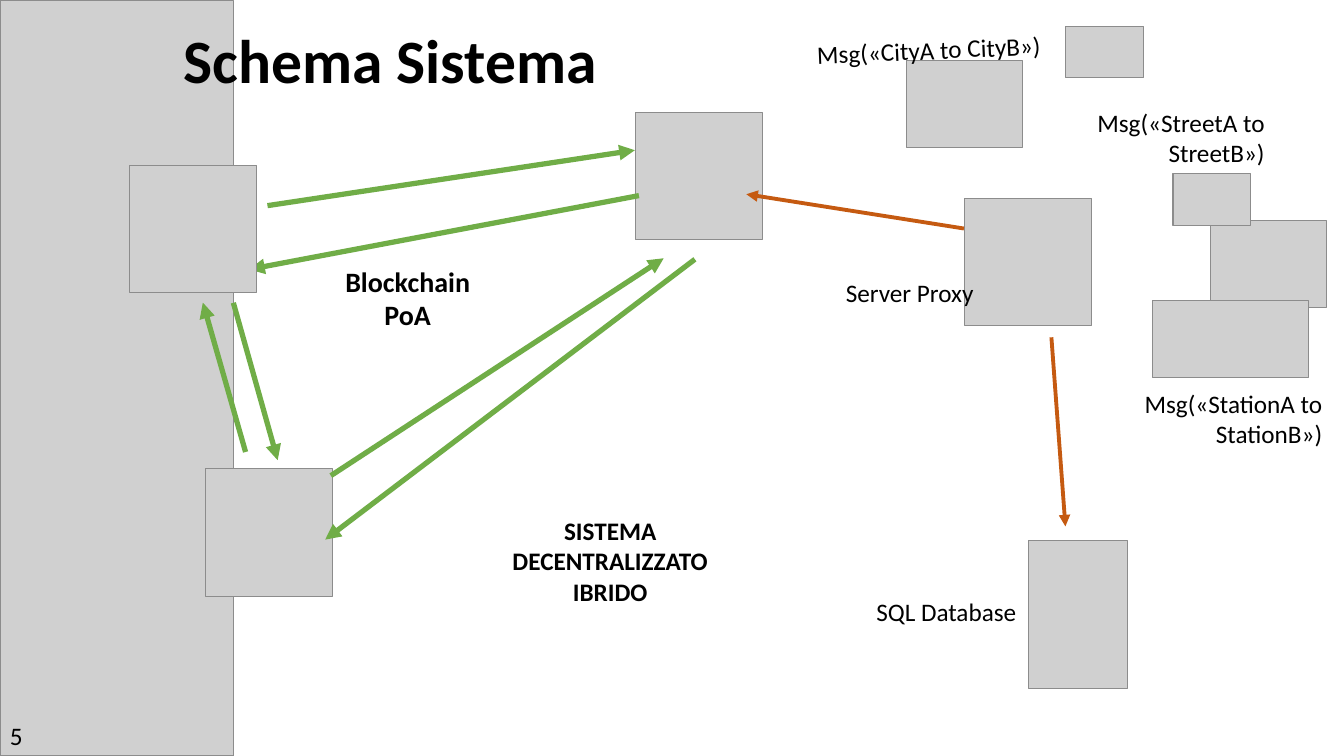
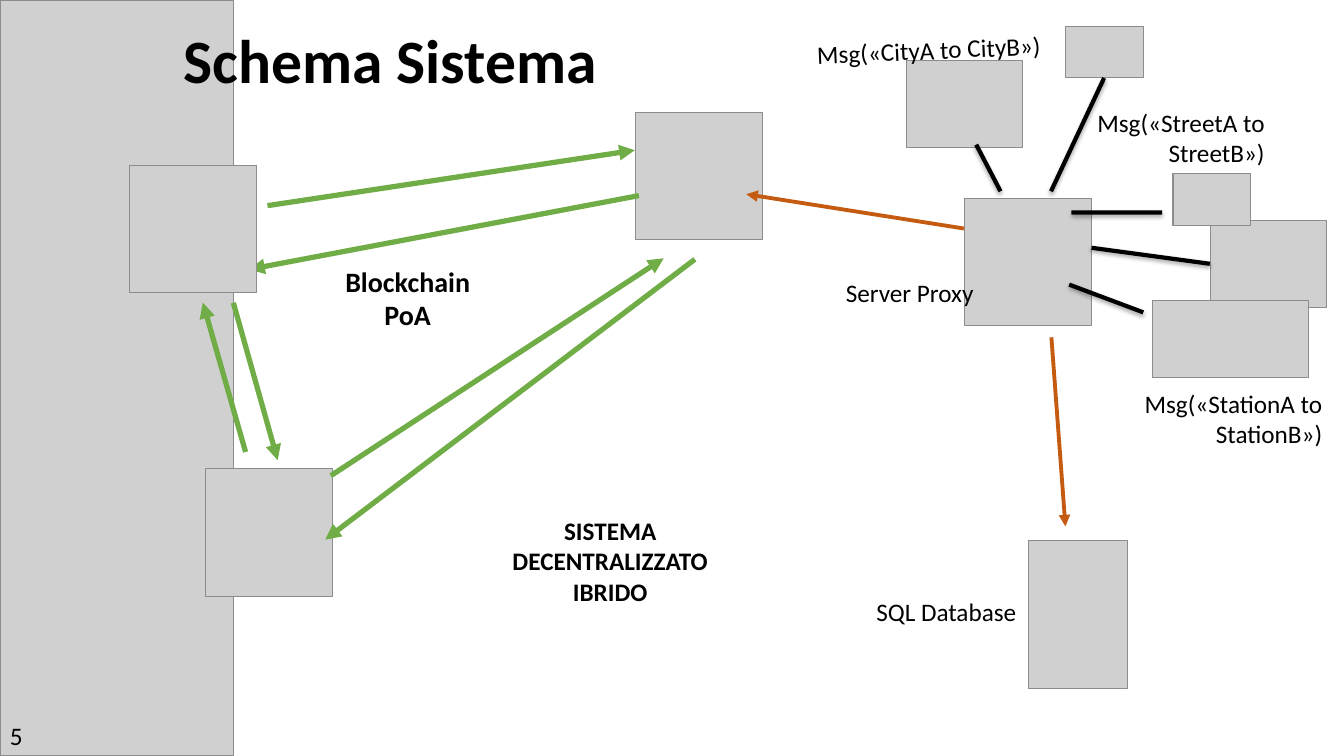
Before and after one commit to MrSecret35/Tesi_Triennale_Blockchain, a slide deck: slide 5 of presentazione_laurea/Presentazione_Laurea.pptx. Drawn at 1344x756 pixels with LibreOffice and Linux fonts; fonts in the diff are those of the drawing; grey boxes stand for pictures. Boxes give left, top, right and bottom in pixels: in the first picture for what was removed or moved away, otherwise in the second. Text is boxed around its words. In the diff, an @@ line names an element or a change of style, - is before the commit and + after.

```diff
--- a/presentazione_laurea/Presentazione_Laurea.pptx
+++ b/presentazione_laurea/Presentazione_Laurea.pptx
@@ freeform shape added at [1052, 78, 1105, 191], outline #000000 3 pt @@
@@ freeform shape added at [976, 145, 1000, 192], outline #000000 3 pt @@
@@ freeform shape added at [1072, 213, 1163, 213], outline #000000 3 pt @@
@@ freeform shape added at [1092, 248, 1210, 264], outline #000000 3 pt @@
@@ freeform shape added at [1070, 284, 1144, 313], outline #000000 3 pt @@
```
Also in this commit, not shown: 7 other slides changed, 10 slides added, 1 slide removed, 9 other files.
